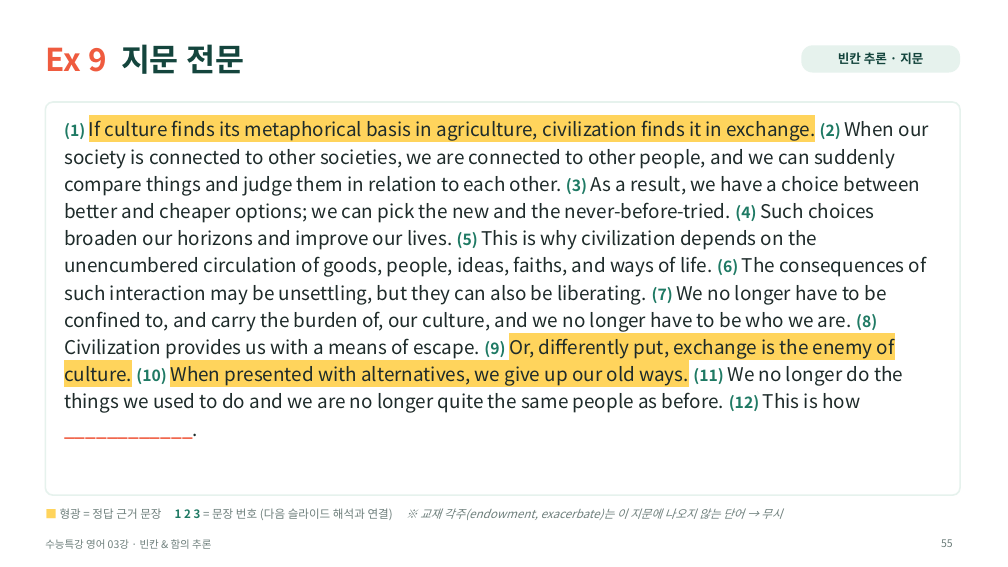
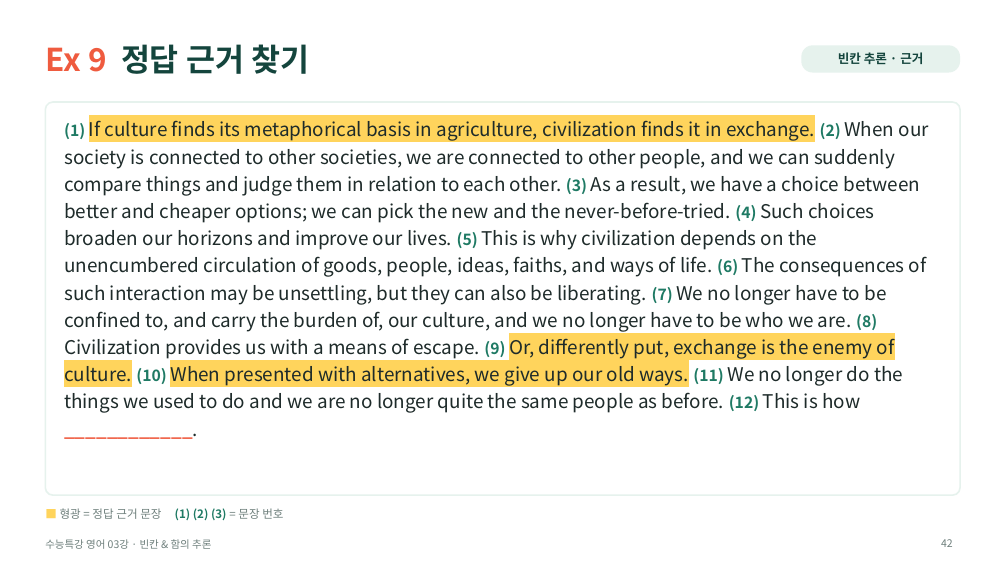
Before and after one commit to HUFSDavid/HUFSDavid, a slide deck: slide 42 of 수능특강_영어_03강_수업PPT.pptx (slide 55 before the commit). Drawn at 1008x567 pixels with LibreOffice and Linux fonts; fonts in the diff are those of the drawing. Boxes give left, top, right and bottom in pixels: in the first picture for what was removed or moved away, otherwise in the second. Text is boxed around its words. In the diff, an @@ line names an element or a change of style, - is before the commit and + after.

```diff
--- a/수능특강_영어_03강_수업PPT.pptx
+++ b/수능특강_영어_03강_수업PPT.pptx
@@ title at <box>45,44,309,74</box>: text changed @@
-Ex 9 지문 전문
+Ex 9 정답 근거 찾기
@@ text in rounded rectangle at <box>838,52,923,64</box>: text changed @@
-빈칸 추론 · 지문
+빈칸 추론 · 근거
@@ text at <box>60,508,283,520</box>: text changed; italic off @@
-■ 형광 = 정답 근거 문장 1 2 3 = 문장 번호 (다음 슬라이드 해석과 연결) ※ 교재 각주(endowment, exacerbate)는 이 지문에 나오지 않는 단어 → 무시
+■ 형광 = 정답 근거 문장 (1) (2) (3) = 문장 번호
@@ page number at <box>941,539,953,547</box>: text changed @@
-55
+42
```
Also in this commit, not shown: 12 other slides changed, 12 slides added, 32 slides removed.
